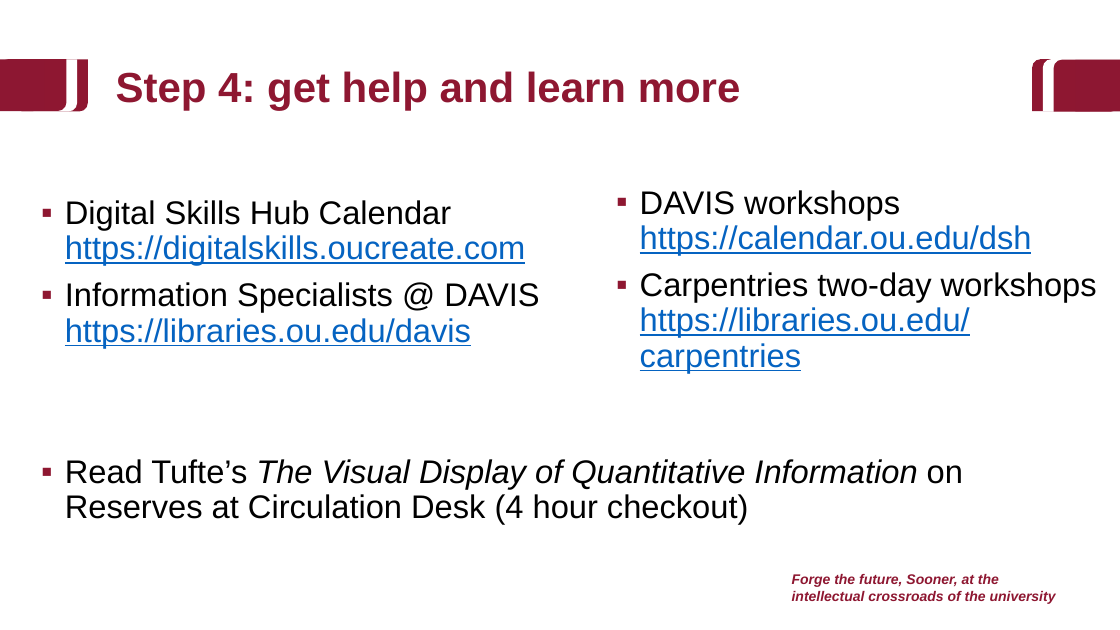
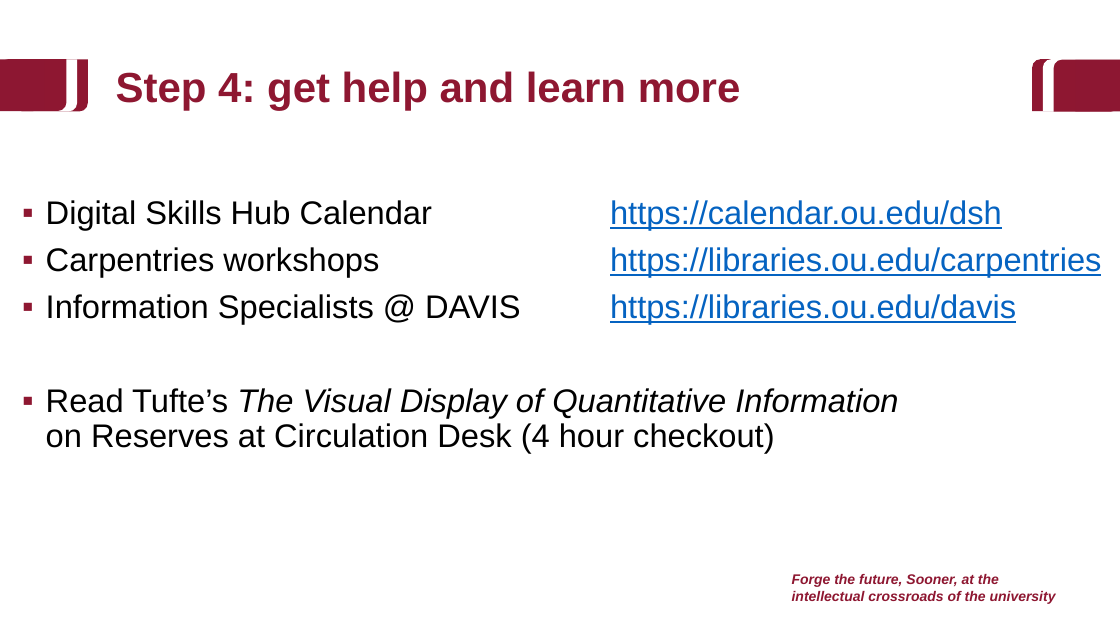
Before and after one commit to baeolophus/2025_data_viz_research, a slide deck: slide 45 of activities.pptx (slide 42 before the commit). Drawn at 1120x630 pixels with LibreOffice and Linux fonts; fonts in the diff are those of the drawing; background and template pictures are left out. Boxes give left, top, right and bottom in pixels: in the first picture for what was removed or moved away, otherwise in the second. Text is boxed around its words. In the diff, an @@ line names an element or a change of style, - is before the commit and + after.

```diff
--- a/activities.pptx
+++ b/activities.pptx
@@ text "Digital Skills Hub Calendar https://calendar.ou.edu/dsh": place and size @@
-text "Digital Skills Hub Calendar https://calendar.ou.edu/dsh" at [65,200,539,348]
+text "Digital Skills Hub Calendar https://calendar.ou.edu/dsh" at [46,200,1101,453]
@@ text at [46,200,1101,277]: text changed @@
-▪ Digital Skills Hub Calendar
-  https://digitalskills.oucreate.com
+▪ Digital Skills Hub Calendar https://calendar.ou.edu/dsh
+▪ Carpentries workshops https://libraries.ou.edu/carpentries
@@ text removed at [640,190,1097,372] @@
-▪ DAVIS workshops https://calendar.ou.edu/dsh
-▪ Carpentries two-day workshops https://libraries.ou.edu/
-  carpentries
@@ text at [46,388,898,453]: paragraph added @@
+▪ Read Tufte’s The Visual Display of Quantitative Information
+  on Reserves at Circulation Desk (4 hour checkout)
@@ text removed at [65,459,963,524] @@
-▪ Read Tufte’s The Visual Display of Quantitative Information on Reserves at Circulation Desk (4 hour checkout)
```
Also in this commit, not shown: 15 other slides changed, 5 slides added, 2 slides removed.
